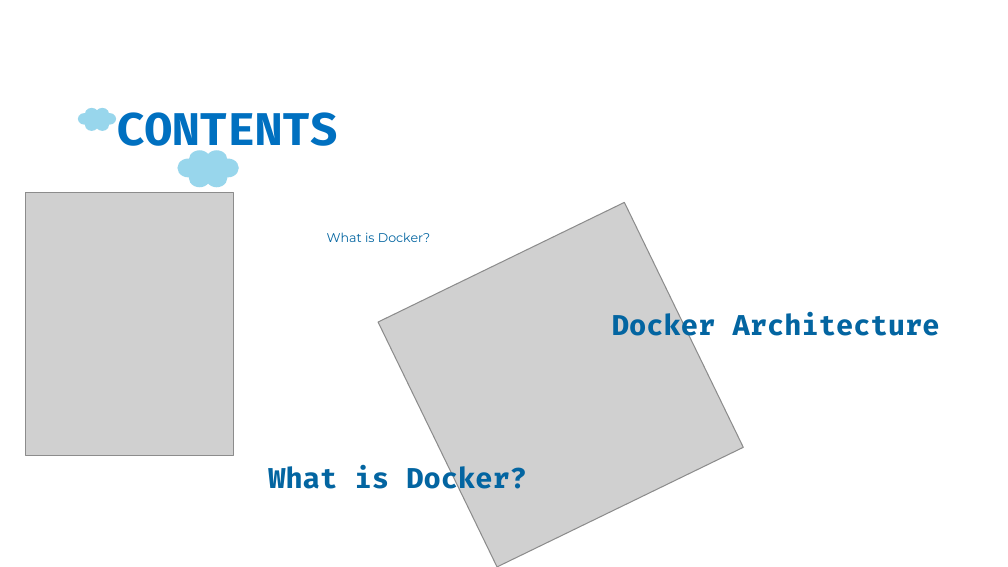
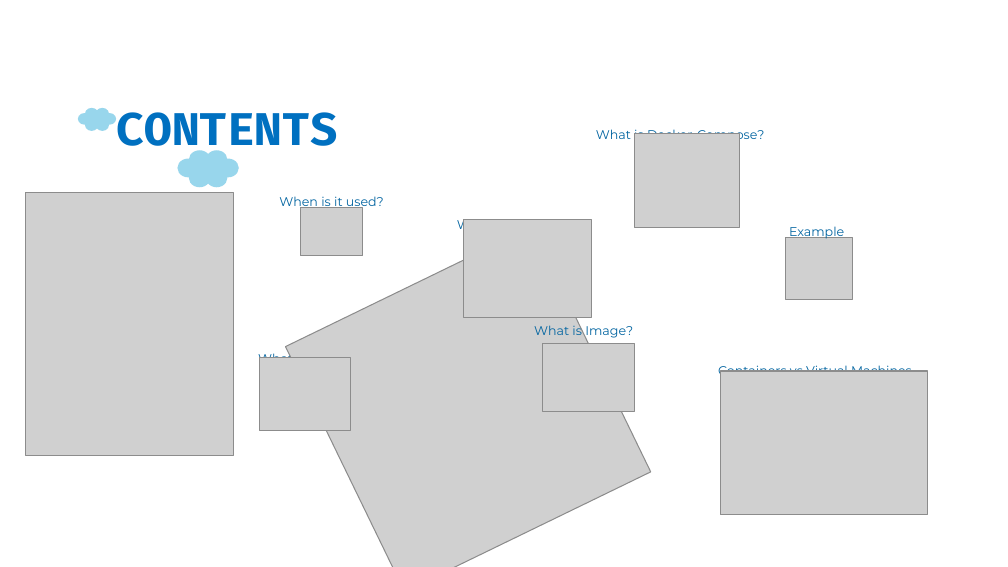
Before and after one commit to nikbarseghyan/Presentation, a slide deck: slide 2 of Docker.pptx. Drawn at 1008x567 pixels with LibreOffice and Linux fonts; fonts in the diff are those of the drawing; grey boxes stand for pictures; background and template pictures are left out. Boxes give left, top, right and bottom in pixels: in the first picture for what was removed or moved away, otherwise in the second. Text is boxed around its words. In the diff, an @@ line names an element or a change of style, - is before the commit and + after.

Commit message:
Docker

```diff
--- a/Docker.pptx
+++ b/Docker.pptx
@@ text at [596,126,765,142]: text changed; size 20 to 9 pt; font Fira Code to Montserrat; bold off @@
-What is Docker?
+What is Docker-Compose?
@@ picture added at [634,134,739,228] @@
@@ text added at [279,196,384,209], 9 pt, text #0365A1 @@
+When is it used?
@@ picture added at [300,208,363,255] @@
@@ picture: place and size @@
-picture at [378,203,743,567]
+picture at [286,227,651,567]
@@ text added at [457,217,578,233], 9 pt, text #0365A1 @@
+What is Container?
@@ picture added at [463,219,591,318] @@
@@ picture added at [786,238,853,299] @@
@@ text added at [789,226,844,240], 9 pt, text #0365A1 @@
+Example
@@ text added at [534,322,633,338], 9 pt, text #0365A1 @@
+What is Image?
@@ text removed at [612,312,940,342] @@
-Docker Architecture
@@ text "What is Docker?" rewrapped from [327,232,431,242] to [258,350,362,366] @@
@@ picture added at [260,358,351,431] @@
@@ picture added at [542,343,634,411] @@
@@ text added at [718,362,912,378], 9 pt, text #0365A1 @@
+Containers vs Virtual Machines What’s the Difference?
@@ picture added at [720,371,927,515] @@
```
Also in this commit, not shown: 8 slides added, 26 slides removed.
